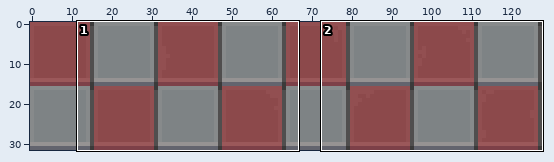
File history of a sprite sheet, Resources/Textures/_Impstation/Tiles/Misc/bar.png. The first picture is a wide view before the edit; the outline marks the close-up.
Close-up. As it was:
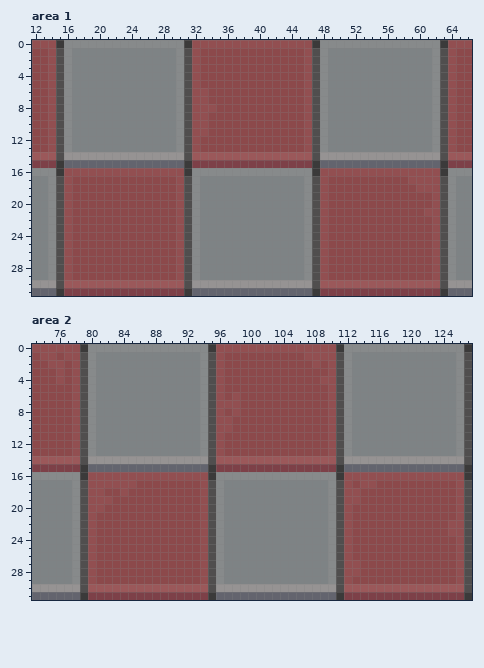
The file is 128x32 pixels. Colours within 5 levels of each other are drawn and written as one. Shown: area 1: x 12..66, y 0..31; area 2: x 73..127, y 0..31.
After the commit:
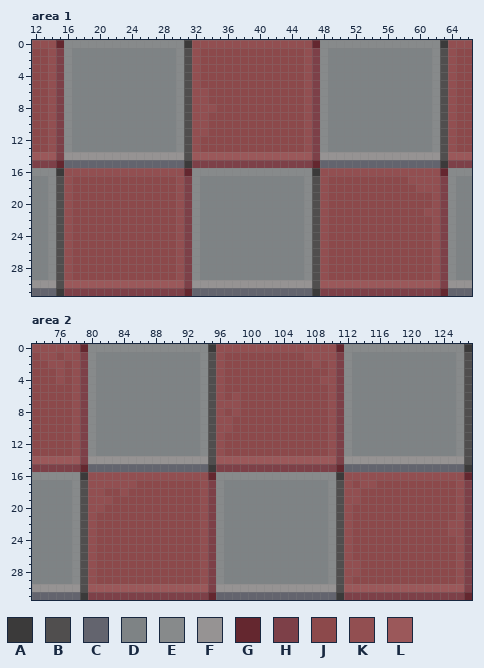
Palette (. is transparent): A #3b3a3a  B #504e4e  C #63646e  D #7e8385  E #878a8b  F #969393  G #64272f  H #7d4048  J #8c494b  K #924f51  L #9b585a
Diff:
Area 1:
Colour G replaces colour A in row 0 at x 15 and 47; in row 15 at x 15 and 47; in row 16 at x 31 and 63; in row 31 at x 31 and 63.
Colour H replaces colour B in rows 1 to 14 at x 15 and 47; in rows 17 to 30 at x 31 and 63.
Area 2:
Colour G replaces colour A in row 0 at x 79 and 111; in row 15 at x 79 and 111; in row 16 at x 95 and 127; in row 31 at x 95 and 127.
Colour H replaces colour B in rows 1 to 14 at x 79 and 111; in rows 17 to 30 at x 95 and 127.
Pixel boxes of the changes (left, top, right, bottom) in both close-ups:
changed: (56, 40, 64, 168)
changed: (312, 40, 320, 168)
changed: (184, 168, 192, 296)
changed: (440, 168, 448, 296)
changed: (80, 344, 88, 472)
changed: (336, 344, 344, 472)
changed: (208, 472, 216, 600)
changed: (464, 472, 472, 600)
